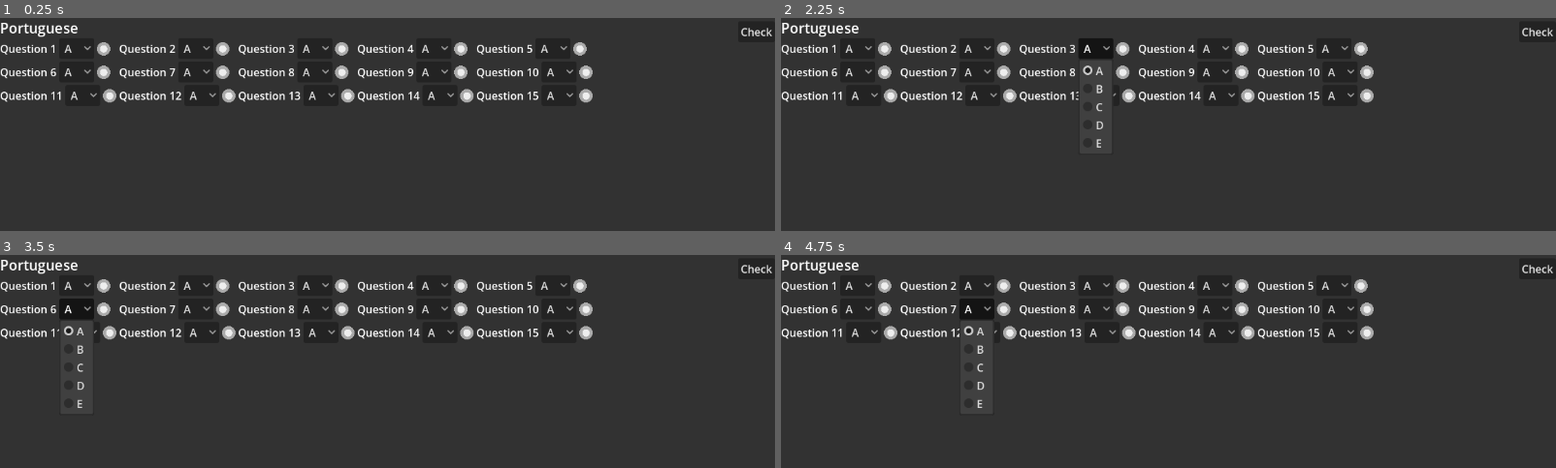
Above: before the commit, frames 1-4 (two rows, left to right).
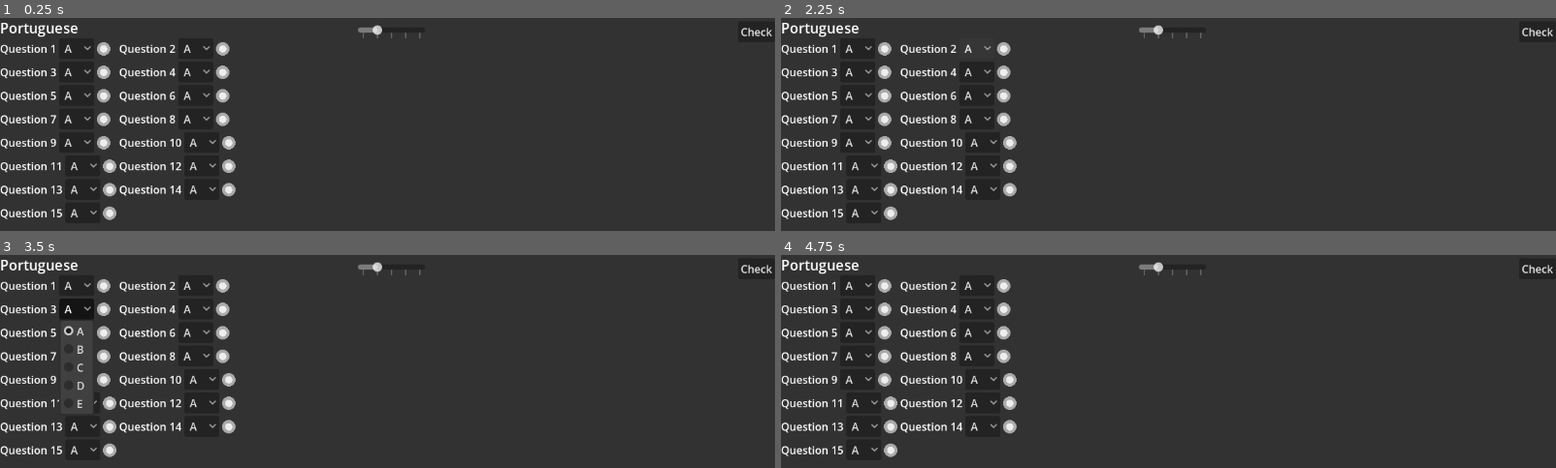
Above: after the commit, the same moments.

Repository: Mortadelan/testmarker
Game: Godot game, scene res://main.tscn
The game is run twice, just before and just after one commit, with the same random seed, the same clock (stepped at 60 frames per second) and the same inputs.
Inputs:
- Up to frame 1 (0.25 s): no input
- Up to frame 2 (2.25 s): click "A" at 0.5 s; click "A" at 1.25 s; click "A" at 2 s
- Up to frame 3 (3.5 s): click "A" at 2.75 s
- Up to frame 4 (4.75 s): click "A" at 3.5 s; click "A" at 4.25 s

The runs differ from the first frame. In frame 1, 5.7% of the frame differs, in the area x 0-77%, y 3-95%; in frame 2, 6.2%; in frame 3, 5.5%; in frame 4, 6.8%.

Commit message:
added some stuff, slider to change columns, I forgot what else I fixed or did

Diff:
--- a/main.tscn
+++ b/main.tscn
@@ -1,6 +1,6 @@
 [gd_scene format=3 uid="uid://ou0xhvee7psu"]
 
-[ext_resource type="PackedScene" uid="uid://cohgqco501e4x" path="res://tests/2022/scenes/portuguese.tscn" id="1_ig7tw"]
+[ext_resource type="PackedScene" uid="uid://cohgqco501e4x" path="res://tests/UFRGS 2022/scenes/portuguese.tscn" id="1_ig7tw"]
 
 [sub_resource type="Theme" id="Theme_7dm0k"]
 
--- a/scripts/question.gd
+++ b/scripts/question.gd
@@ -3,6 +3,8 @@
 
 @export var selected : QuestionList.OPTIONS
 @export var correct : QuestionList.OPTIONS
+@export var easiness_index : float
+@export var discrimination_index : float
 
 func is_correct() -> bool:
 	return selected == correct
--- a/scripts/question_container.gd
+++ b/scripts/question_container.gd
@@ -12,3 +12,6 @@
 func _on_button_pressed():
 	for child in get_children():
 		child.check()
+
+func _on_h_slider_value_changed(value: float) -> void:
+	self.columns = int(value)
--- a/tests/2022/scenes/portuguese.tscn
+++ b/tests/UFRGS 2022/scenes/portuguese.tscn
@@ -1,7 +1,7 @@
 [gd_scene format=3 uid="uid://cohgqco501e4x"]
 
 [ext_resource type="Script" uid="uid://b567kmtre3slb" path="res://scripts/question_container.gd" id="1_7xr03"]
-[ext_resource type="Resource" uid="uid://dsvh3xbfra55w" path="res://tests/2022/resources/portuguese.tres" id="2_pfo3a"]
+[ext_resource type="Resource" uid="uid://dsvh3xbfra55w" path="res://tests/UFRGS 2022/resources/portuguese.tres" id="2_pfo3a"]
 
 [sub_resource type="LabelSettings" id="LabelSettings_0xm2m"]
 font_size = 21
@@ -18,7 +18,7 @@
 anchors_preset = -1
 anchor_top = 0.25
 anchor_bottom = 0.25
-columns = 5
+columns = 2
 script = ExtResource("1_7xr03")
 questions = ExtResource("2_pfo3a")
 
@@ -32,4 +32,21 @@
 grow_horizontal = 0
 text = "Check"
 
+[node name="HSlider" type="HSlider" parent="." unique_id=558512005]
+layout_mode = 1
+anchors_preset = -1
+anchor_left = 0.5
+anchor_right = 0.5
+offset_left = -44.0
+offset_top = 10.0
+offset_right = 56.0
+offset_bottom = 26.0
+grow_horizontal = 2
+min_value = 1.0
+max_value = 5.0
+value = 2.0
+tick_count = 5
+ticks_on_borders = true
+
 [connection signal="pressed" from="Button" to="question_container" method="_on_button_pressed"]
+[connection signal="value_changed" from="HSlider" to="question_container" method="_on_h_slider_value_changed"]
Renamed: tests/2022/scenes/check_container.gd -> scripts/check_container.gd
Renamed: tests/2022/scenes/check_container.gd.uid -> scripts/check_container.gd.uid
Renamed: tests/2022/resources/blank.tres -> tests/UFRGS 2022/resources/blank.tres
Renamed: tests/2022/resources/german.tres -> tests/UFRGS 2022/resources/german.tres
Renamed: tests/2022/resources/portuguese.tres -> tests/UFRGS 2022/resources/portuguese.tres
Renamed: tests/2022/resources/spanish.tres -> tests/UFRGS 2022/resources/spanish.tres
